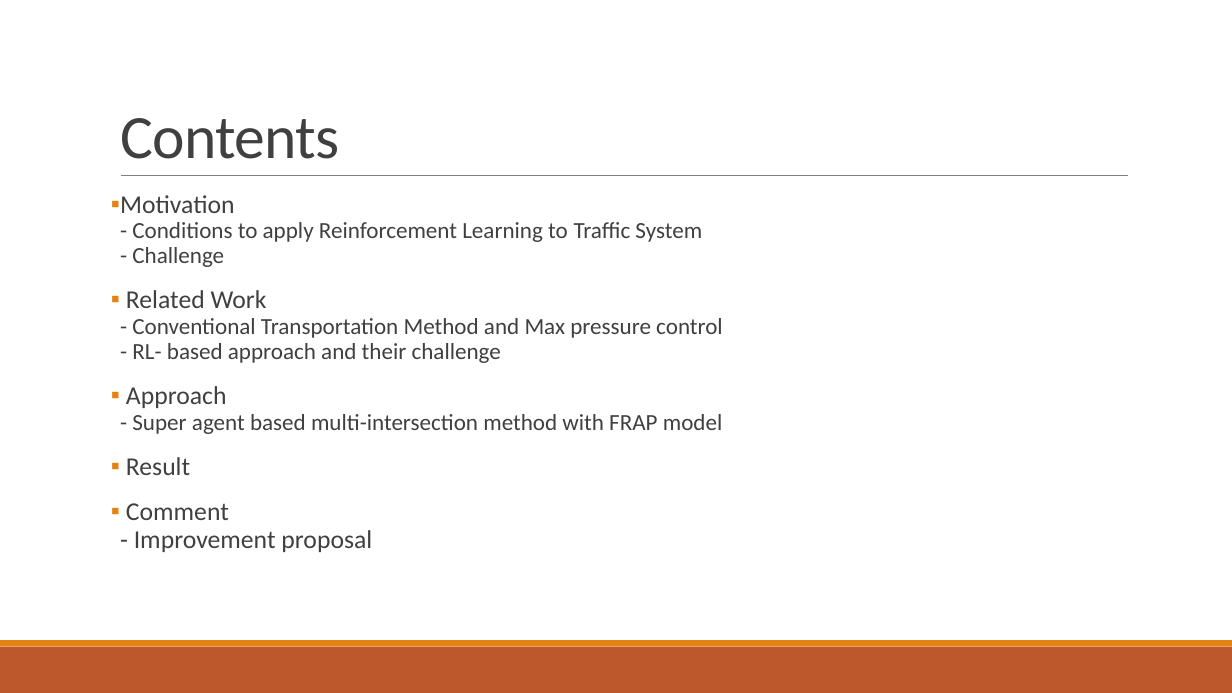
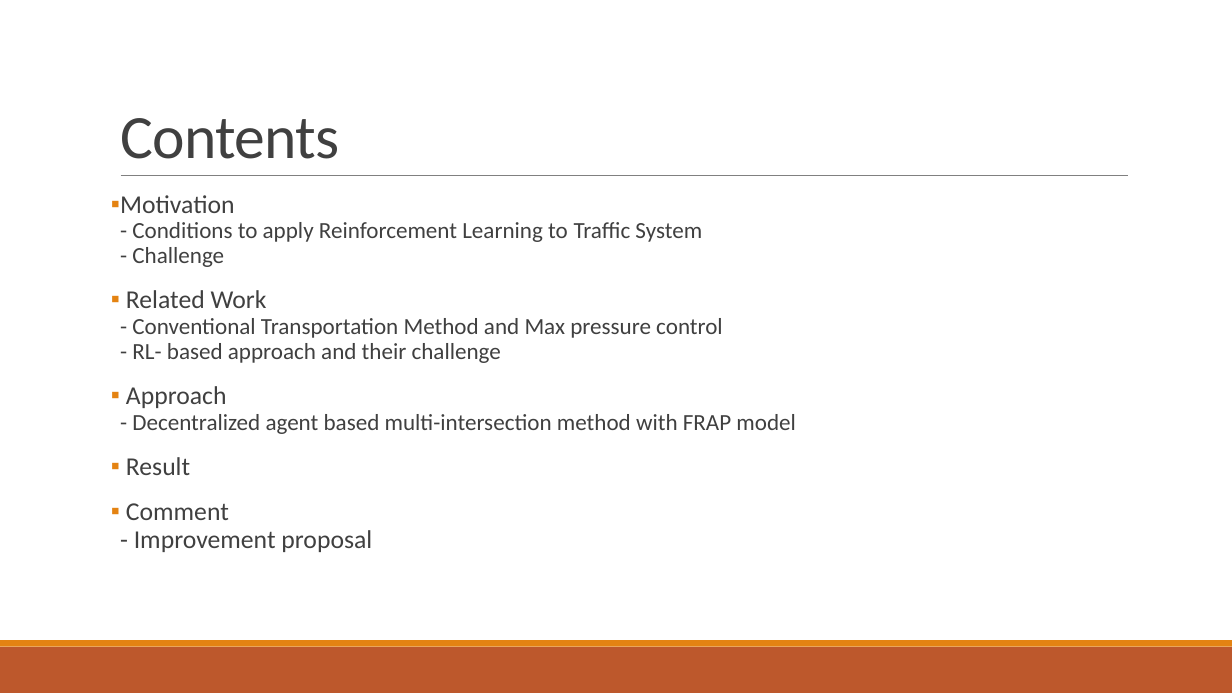
Before and after one commit to 3neutronstar/traffic-optimization_RL, a slide deck: slide 15 of 1st_Seminar(강민수).pptx. Drawn at 1232x693 pixels with LibreOffice and Linux fonts; fonts in the diff are those of the drawing. Boxes give left, top, right and bottom in pixels: in the first picture for what was removed or moved away, otherwise in the second. Text is boxed around its words. In the diff, an @@ line names an element or a change of style, - is before the commit and + after.

```diff
--- a/1st_Seminar(강민수).pptx
+++ b/1st_Seminar(강민수).pptx
@@ text at box(126, 386, 796, 434): text changed @@
-▪ Approach
-  - Super agent based multi-intersection method with FRAP model
+▪ Approach
+  - Decentralized agent based multi-intersection method with FRAP model
```
Also in this commit, not shown: 6 other slides changed, 4 other files.
